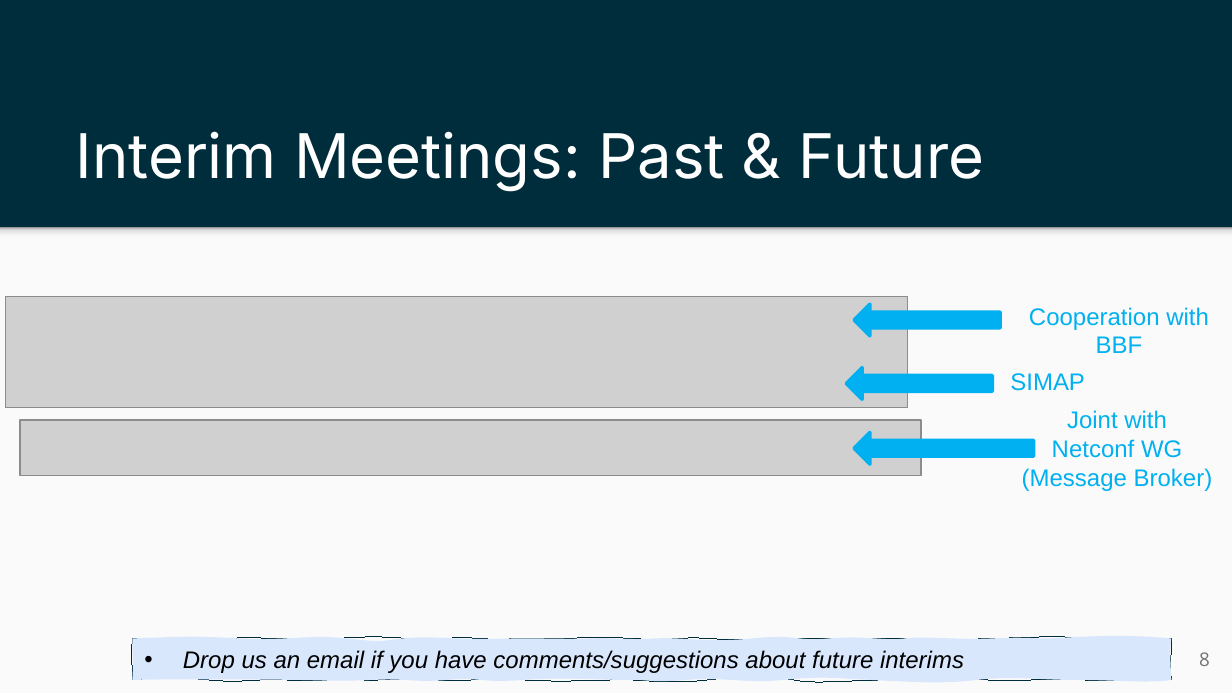
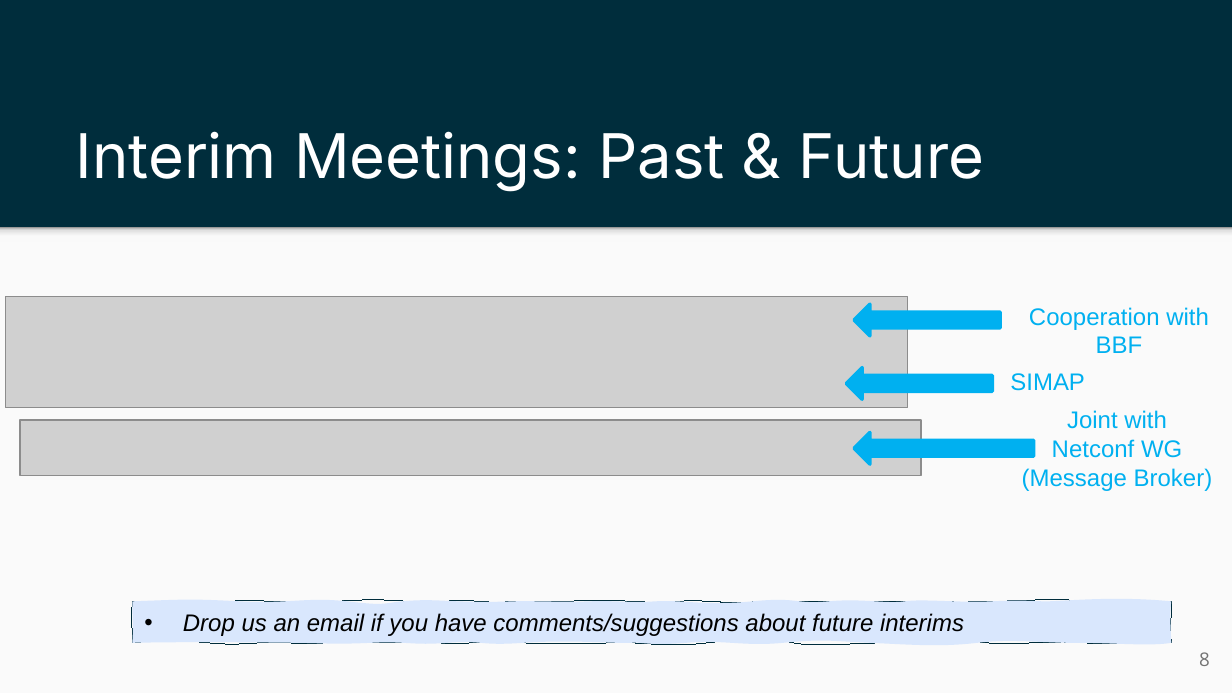
Before and after one commit to ietf-wg-nmop/IETF-Meetings, a slide deck: slide 8 of 122/nmop-chairs-slides-session-1.pptx. Drawn at 1232x693 pixels with LibreOffice and Linux fonts; fonts in the diff are those of the drawing; grey boxes stand for pictures. Boxes give left, top, right and bottom in pixels: in the first picture for what was removed or moved away, otherwise in the second. Text is boxed around its words. In the diff, an @@ line names an element or a change of style, - is before the commit and + after.

```diff
--- a/122/nmop-chairs-slides-session-1.pptx
+++ b/122/nmop-chairs-slides-session-1.pptx
@@ freeform shape "Drop us an email if ...": place and size @@
-freeform shape "Drop us an email if ..." at bbox=[132, 638, 1170, 680]
+freeform shape "Drop us an email if ..." at bbox=[132, 601, 1170, 643]
```
Also in this commit, not shown: 1 slide added.
